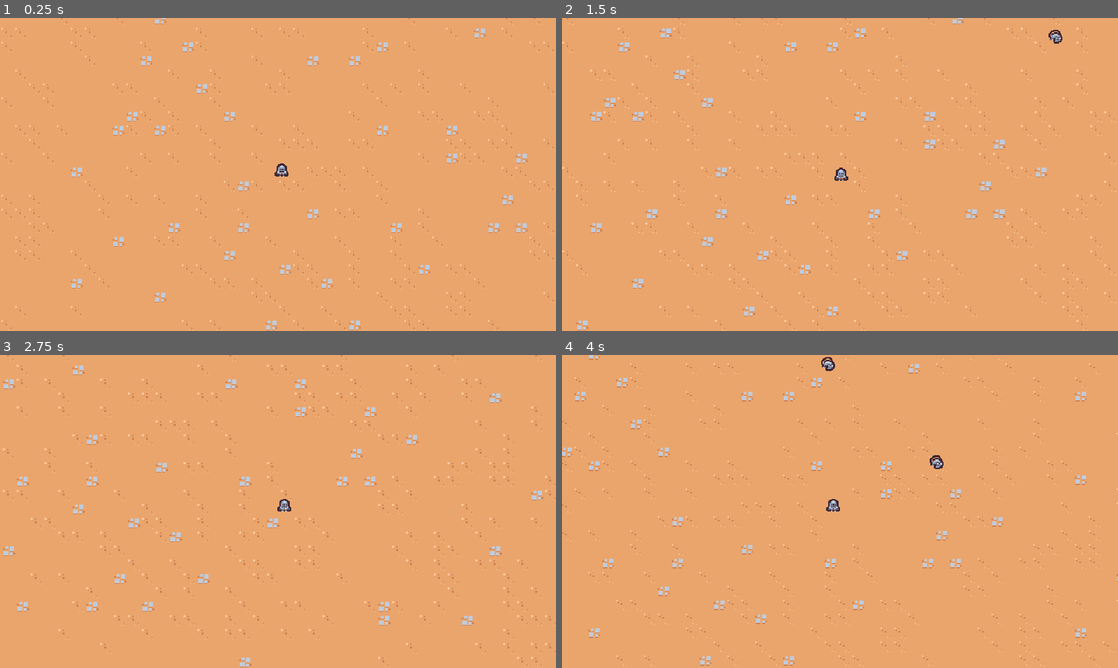
Above: before the commit, frames 1-4 (two rows, left to right).
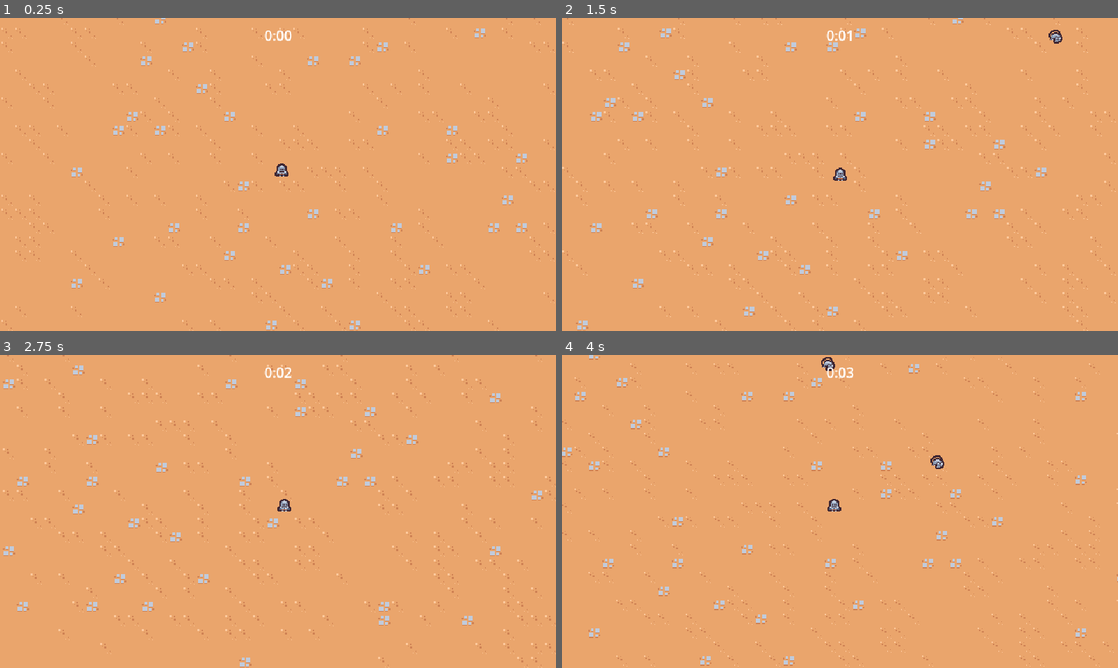
Above: after the commit, the same moments.

Repository: justknick/myFirst2DSurvivorsGame
Game: Godot game, scene res://scenes/main/main.tscn
The game is run twice, just before and just after one commit, with the same random seed, the same clock (stepped at 60 frames per second) and the same inputs.
Inputs:
- Up to frame 1 (0.25 s): no input
- Up to frame 2 (1.5 s): hold D (move_right) 0.53-1.28 s; hold S (move_down) from 1.28 s (still down)
- Up to frame 3 (2.75 s): release S (move_down) at 2.03 s; hold D (move_right) from 2.03 s (still down)
- Up to frame 4 (4 s): release D (move_right) at 2.78 s; hold W (move_up) 2.78-3.53 s; hold A (move_left) from 3.53 s (still down)

The runs differ from the first frame. In frame 1, less than 0.1% of the frame differs, in the area x 47-53%, y 4-8%; in frame 2, 0.1%; in frame 3, less than 0.1%; in frame 4, 0.2%, in the area x 47-69%, y 4-50%.

Commit message:
Section 2.15 - create game loop features // added arena_time scene and arena_time_manager scene // updated main scene

Diff:
--- a/project.godot
+++ b/project.godot
@@ -63,5 +63,4 @@
 
 [rendering]
 
-2d/snap/snap_2d_transforms_to_pixel=true
 textures/canvas_textures/default_texture_filter=0
--- a/scenes/main/main.tscn
+++ b/scenes/main/main.tscn
@@ -1,11 +1,18 @@
-[gd_scene load_steps=5 format=3 uid="uid://ygwo6mvj4iit"]
+[gd_scene load_steps=7 format=3 uid="uid://ygwo6mvj4iit"]
 
 [ext_resource type="PackedScene" uid="uid://dd7snnvjk0ui1" path="res://scenes/player/player.tscn" id="1_40gqh"]
+[ext_resource type="PackedScene" uid="uid://lt4xs7yqsvot" path="res://scenes/ui/arena_time_ui.tscn" id="1_bhlov"]
 [ext_resource type="PackedScene" uid="uid://ck6qch477klc2" path="res://scenes/game_camera/game_camera.tscn" id="1_dse0x"]
 [ext_resource type="PackedScene" uid="uid://c0gpiouunhid3" path="res://scenes/manager/enemy_manager.tscn" id="1_jkh7g"]
 [ext_resource type="TileSet" uid="uid://bkdm2kbyp4dlb" path="res://resources/tileset.tres" id="1_l4d1i"]
+[ext_resource type="PackedScene" uid="uid://6e1sp60g3qrm" path="res://scenes/manager/arena_time_manager.tscn" id="2_voi0b"]
 
 [node name="Main" type="Node"]
+
+[node name="ArenaTimeUI" parent="." node_paths=PackedStringArray("arena_time_manager") instance=ExtResource("1_bhlov")]
+arena_time_manager = NodePath("../ArenaTimeManager")
+
+[node name="ArenaTimeManager" parent="." instance=ExtResource("2_voi0b")]
 
 [node name="EnemyManager" parent="." instance=ExtResource("1_jkh7g")]
 
--- /dev/null
+++ b/scenes/manager/arena_time_manager.gd
@@ -0,0 +1,7 @@
+extends Node
+
+@onready var timer = $Timer
+
+
+func  get_time_elapse():
+	return timer.wait_time - timer.time_left
--- /dev/null
+++ b/scenes/manager/arena_time_manager.tscn
@@ -0,0 +1,11 @@
+[gd_scene load_steps=2 format=3 uid="uid://6e1sp60g3qrm"]
+
+[ext_resource type="Script" path="res://scenes/manager/arena_time_manager.gd" id="1_4w84l"]
+
+[node name="ArenaTimeManager" type="Node"]
+script = ExtResource("1_4w84l")
+
+[node name="Timer" type="Timer" parent="."]
+wait_time = 60.0
+one_shot = true
+autostart = true
--- /dev/null
+++ b/scenes/ui/arena_time_ui.gd
@@ -0,0 +1,19 @@
+extends CanvasLayer
+
+@export var arena_time_manager: Node
+@onready var label = %Label
+
+
+func _process(delta):
+	if arena_time_manager == null:
+		return
+	var time_elapse = arena_time_manager.get_time_elapse()
+	label.text = format_seconds_to_string(time_elapse)
+
+
+
+func format_seconds_to_string(seconds: float):
+	# convert seconds from float to string
+	var minutes = floor(seconds / 60)
+	var remaining_seconds = seconds - (minutes * 60)
+	return str(minutes) + ":" + ("%02d" % floor(remaining_seconds))
--- /dev/null
+++ b/scenes/ui/arena_time_ui.tscn
@@ -0,0 +1,24 @@
+[gd_scene load_steps=2 format=3 uid="uid://lt4xs7yqsvot"]
+
+[ext_resource type="Script" path="res://scenes/ui/arena_time_ui.gd" id="1_vevwp"]
+
+[node name="ArenaTimeUI" type="CanvasLayer"]
+script = ExtResource("1_vevwp")
+
+[node name="MarginContainer" type="MarginContainer" parent="."]
+anchors_preset = 15
+anchor_right = 1.0
+anchor_bottom = 1.0
+grow_horizontal = 2
+grow_vertical = 2
+mouse_filter = 2
+theme_override_constants/margin_left = 0
+theme_override_constants/margin_top = 8
+theme_override_constants/margin_right = 0
+
+[node name="Label" type="Label" parent="MarginContainer"]
+unique_name_in_owner = true
+layout_mode = 2
+size_flags_horizontal = 4
+size_flags_vertical = 0
+text = "test"
